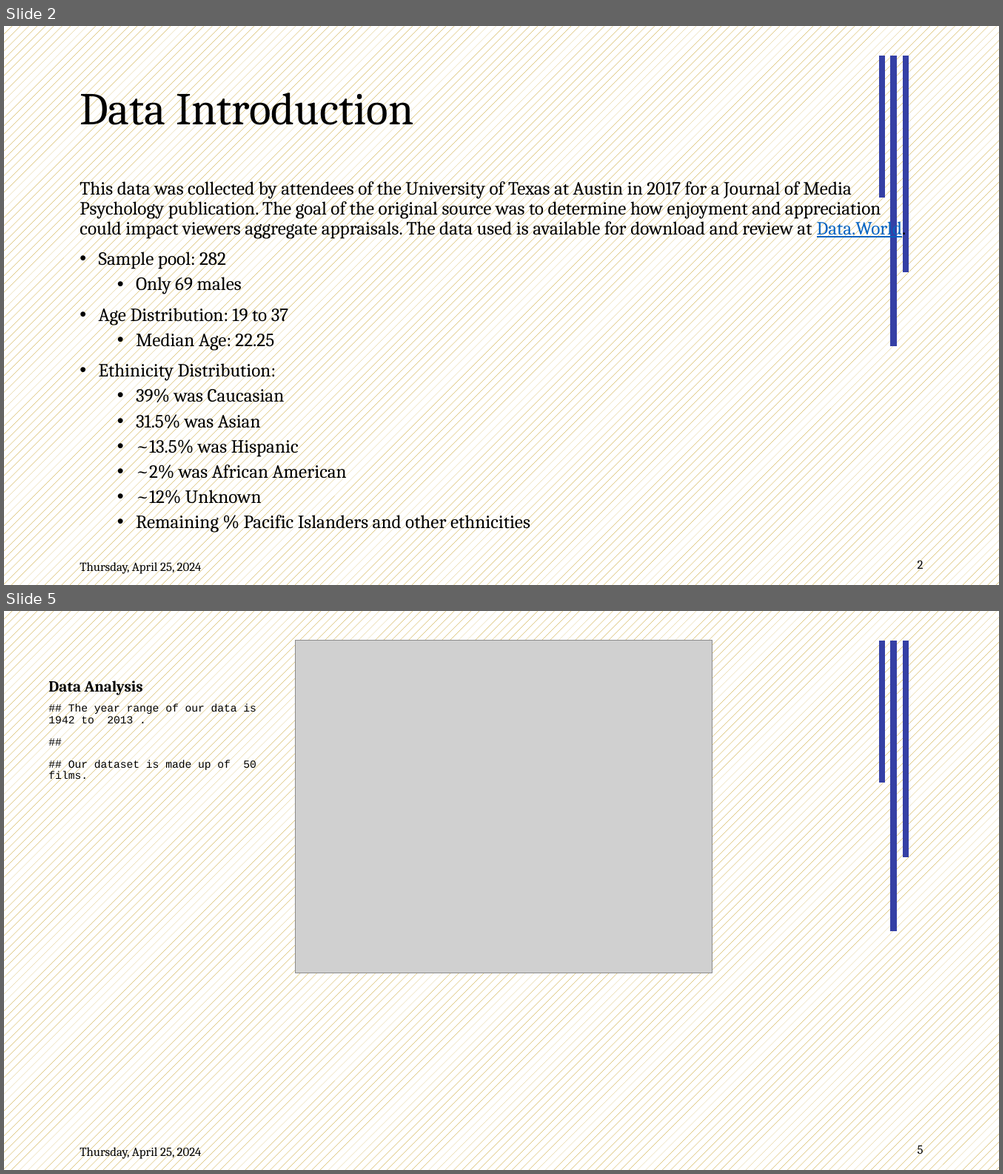
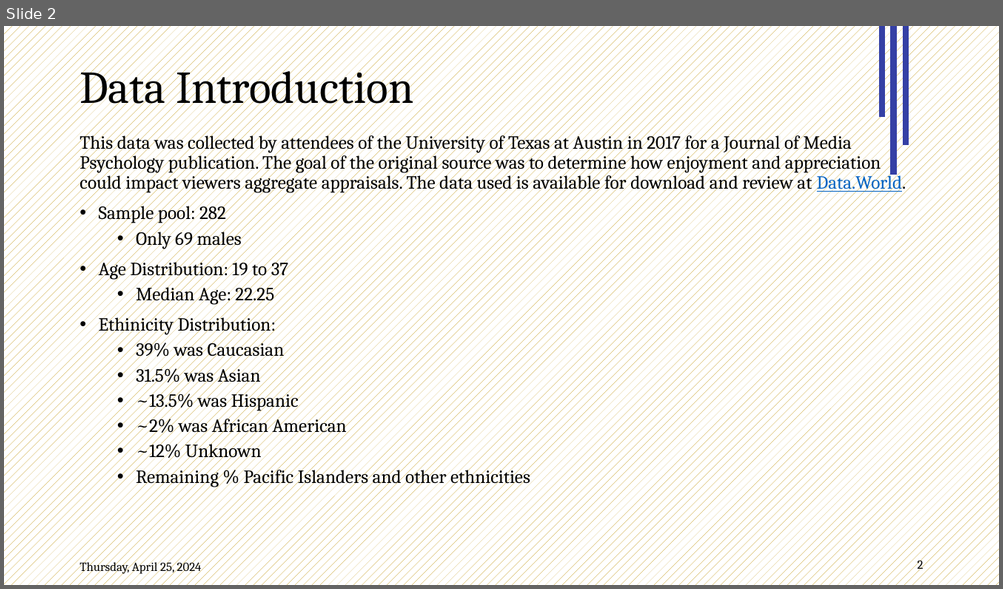
Before and after one commit to Data2401/final-project-fall-2024-classic-films, a slide deck: Slides.pptx. Shown one above the other, each under a label of ours: slides 2 and 5 before the commit, slide 2 after it; the slides between them are not shown. The pictures are 1003x1174 and 1003x589 pixels, drawn with LibreOffice and Linux fonts; fonts in the diff are those of the drawing; grey boxes stand for pictures; background and template pictures are left out. Boxes give left, top, right and bottom in pixels: in the first picture for what was removed or moved away, otherwise in the second. Text is boxed around its words. In the diff, an @@ line names an element or a change of style, - is before the commit and + after.

```diff
--- a/Slides.pptx
+++ b/Slides.pptx
@@ slide 5 removed at [4, 611, 999, 1170], background pattern #BF9000 on #FFFFFF; not listed: 5 template elements that a slide beside it also shows @@
@@ picture removed at [295, 640, 711, 974] @@
@@ title removed at [48, 677, 143, 695] @@
-Data Analysis
@@ text removed at [48, 703, 256, 772] @@
-## The year range of our data is 1942 to 2013 .
-##
-## Our dataset is made up of 50 films.
@@ slide 2 changed as well @@
@@ line added from (882, 117) to (882, 26), #3540A5 6 pt @@
@@ line moved from (882, 198) - (882, 56) to (893, 175) - (893, 26) @@
@@ line moved from (906, 272) - (906, 56) to (906, 145) - (906, 26) @@
@@ title "Data Introduction": place and size @@
-title "Data Introduction" at [79, 83, 413, 135]
+title "Data Introduction" at [79, 62, 413, 113]
@@ line removed from (893, 347) to (893, 56) @@
@@ text "This data was collected by ...": place and size @@
-text "This data was collected by ..." at [79, 178, 906, 533]
+text "This data was collected by ..." at [79, 132, 906, 488]
```
Also in this commit, not shown: 10 other slides changed, 6 slides added, 4 other slides removed, 2 other files.
